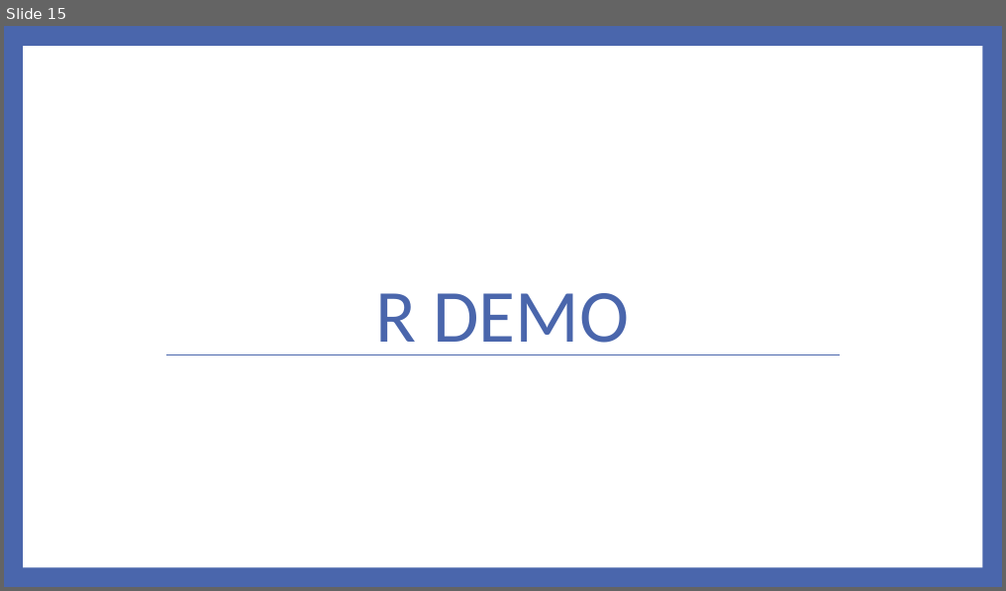
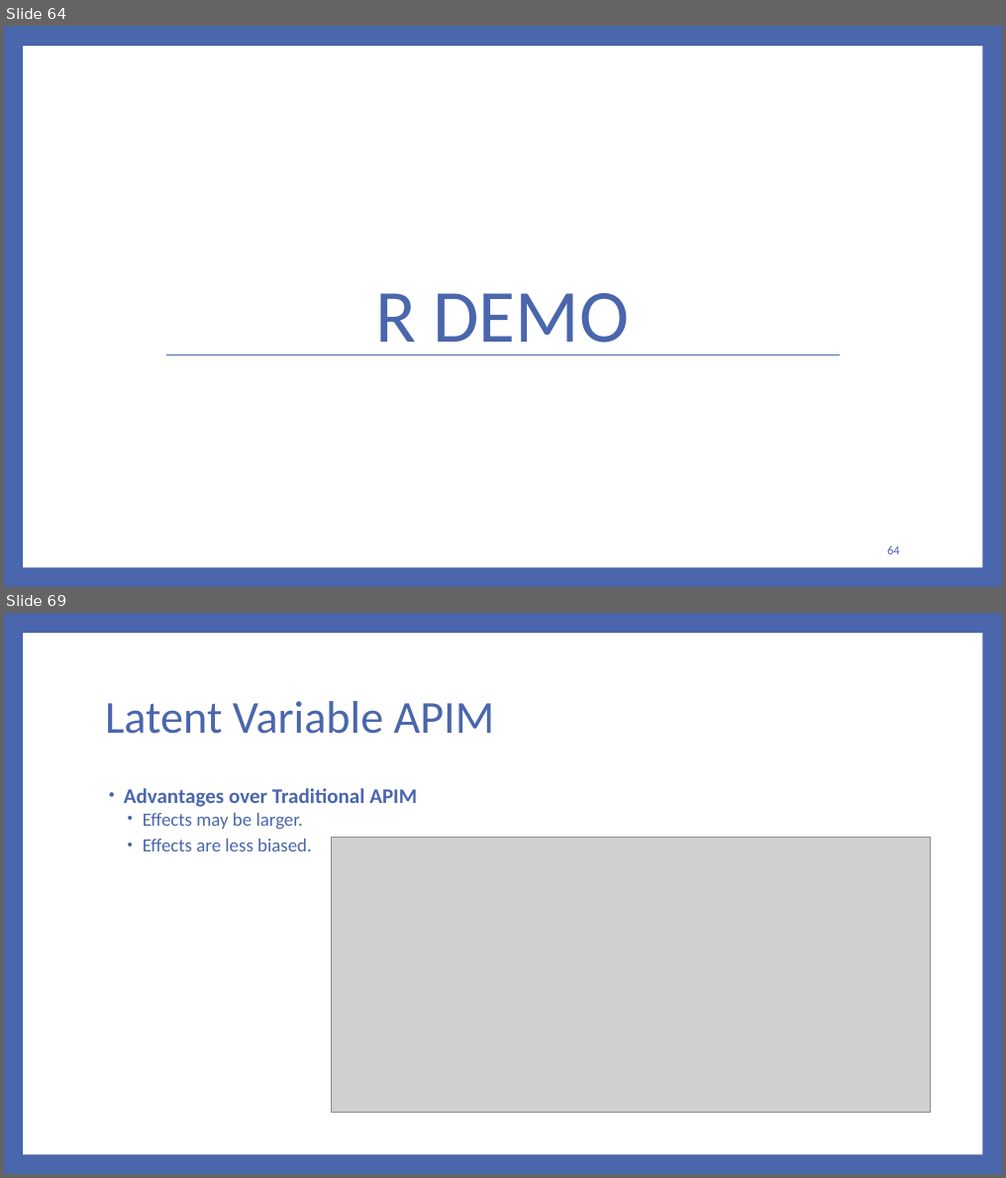
Before and after one commit to RandiLGarcia/2day-dyad-workshop, a slide deck: Day 2/Lecture Slides/Day 2 Slides.pptx. Shown one above the other, each under a label of ours: slide 15 before the commit, slides 64 and 69 after it; the slides between them are not shown. The pictures are 1006x591 and 1006x1178 pixels, drawn with LibreOffice and Linux fonts; fonts in the diff are those of the drawing; grey boxes stand for pictures. Boxes give left, top, right and bottom in pixels: in the first picture for what was removed or moved away, otherwise in the second. Text is boxed around its words. In the diff, an @@ line names an element or a change of style, - is before the commit and + after.

```diff
--- a/Day 2/Lecture Slides/Day 2 Slides.pptx
+++ b/Day 2/Lecture Slides/Day 2 Slides.pptx
@@ slide 69 added at box(4, 613, 1002, 1174), background #4A66AC; not listed: 1 template element that a slide beside it also shows @@
@@ title added at box(105, 701, 495, 734), 44 pt, text #4A66AC @@
+Latent Variable APIM
@@ text added at box(124, 788, 417, 852), 18 pt, text #4A66AC @@
+• Advantages over Traditional APIM
+  • Effects may be larger.
+  • Effects are less biased.
@@ picture added at box(331, 837, 930, 1112) @@
@@ what was slide 15 is now slide 64 @@
@@ slide 64 changed as well @@
@@ page number added at box(887, 546, 900, 555), 12 pt, text #4A66AC @@
+64
```
Also in this commit, not shown: 5 other slides changed, 14 other slides added, 4 slides removed, 47 other files.
